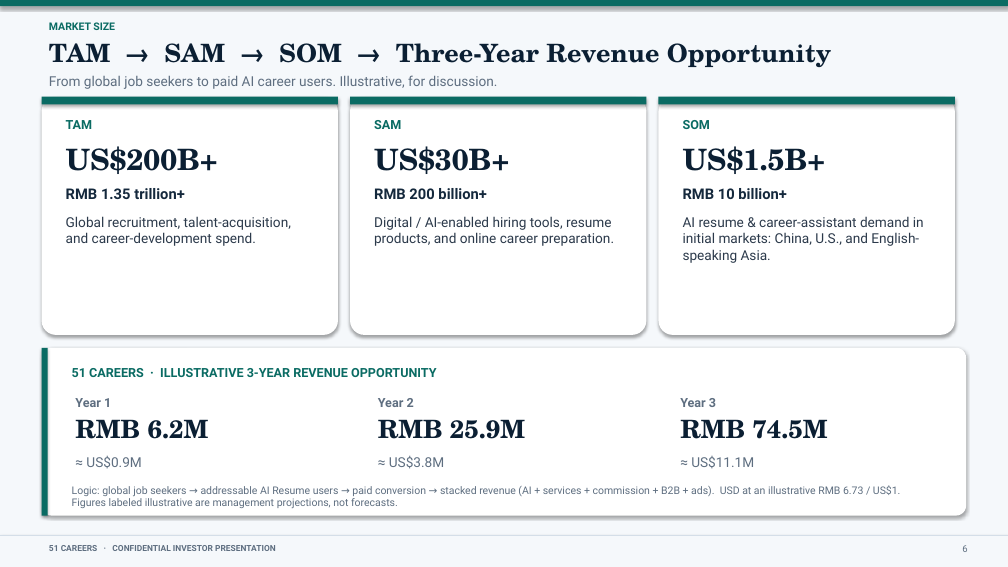
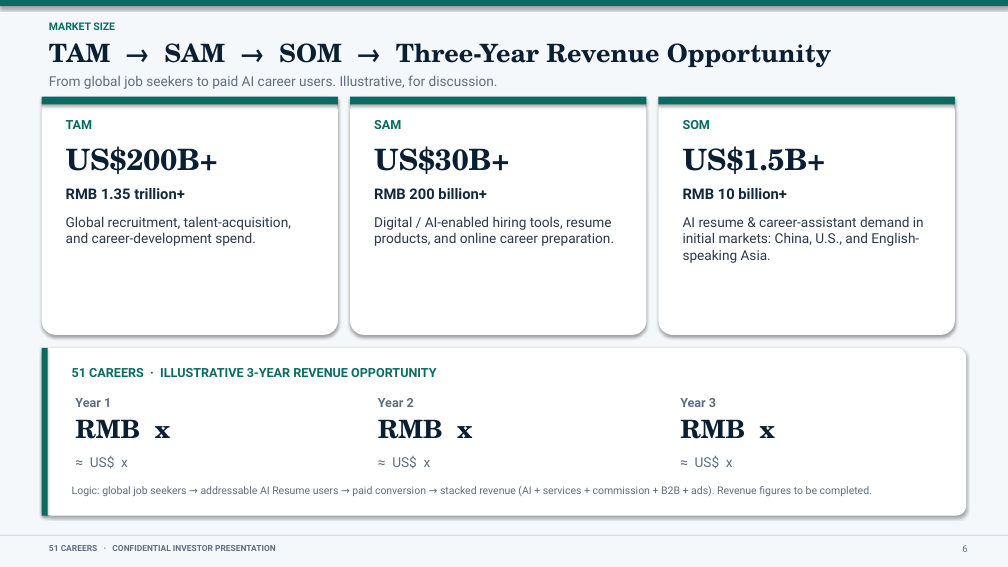
Before and after one commit to anthonyleedu/anthonyleedu, a slide deck: slide 6 of 51Careers_Addition.pptx. Drawn at 1008x567 pixels with LibreOffice and Linux fonts; fonts in the diff are those of the drawing. Boxes give left, top, right and bottom in pixels: in the first picture for what was removed or moved away, otherwise in the second. Text is boxed around its words. In the diff, an @@ line names an element or a change of style, - is before the commit and + after.

```diff
--- a/51Careers_Addition.pptx
+++ b/51Careers_Addition.pptx
@@ text at [75,419,170,439]: text changed @@
-RMB 6.2M
+RMB x
@@ text at [378,419,472,439]: text changed @@
-RMB 25.9M
+RMB x
@@ text at [680,419,775,439]: text changed @@
-RMB 74.5M
+RMB x
@@ text at [90,456,128,469]: text changed @@
-≈ US$0.9M
+≈ US$ x
@@ text at [392,456,431,468]: text changed @@
-≈ US$3.8M
+≈ US$ x
@@ text at [695,455,733,469]: text changed @@
-≈ US$11.1M
+≈ US$ x
@@ text at [72,486,872,496]: text changed @@
-Logic: global job seekers → addressable AI Resume users → paid conversion → stacked revenue (AI + services + commission + B2B + ads). USD at an illustrative RMB 6.73 / US$1. Figures labeled illustrative are management projections, not forecasts.
+Logic: global job seekers → addressable AI Resume users → paid conversion → stacked revenue (AI + services + commission + B2B + ads). Revenue figures to be completed.
```
Also in this commit, not shown: 1 slide added, 1 slide removed, 1 other file.
